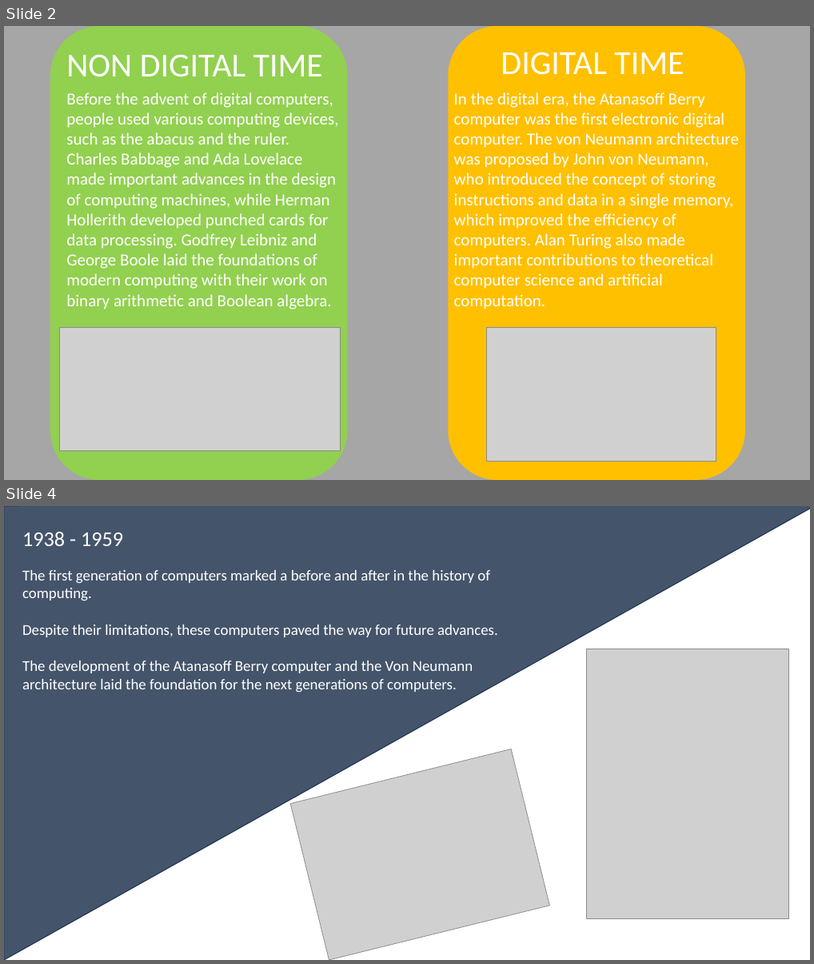
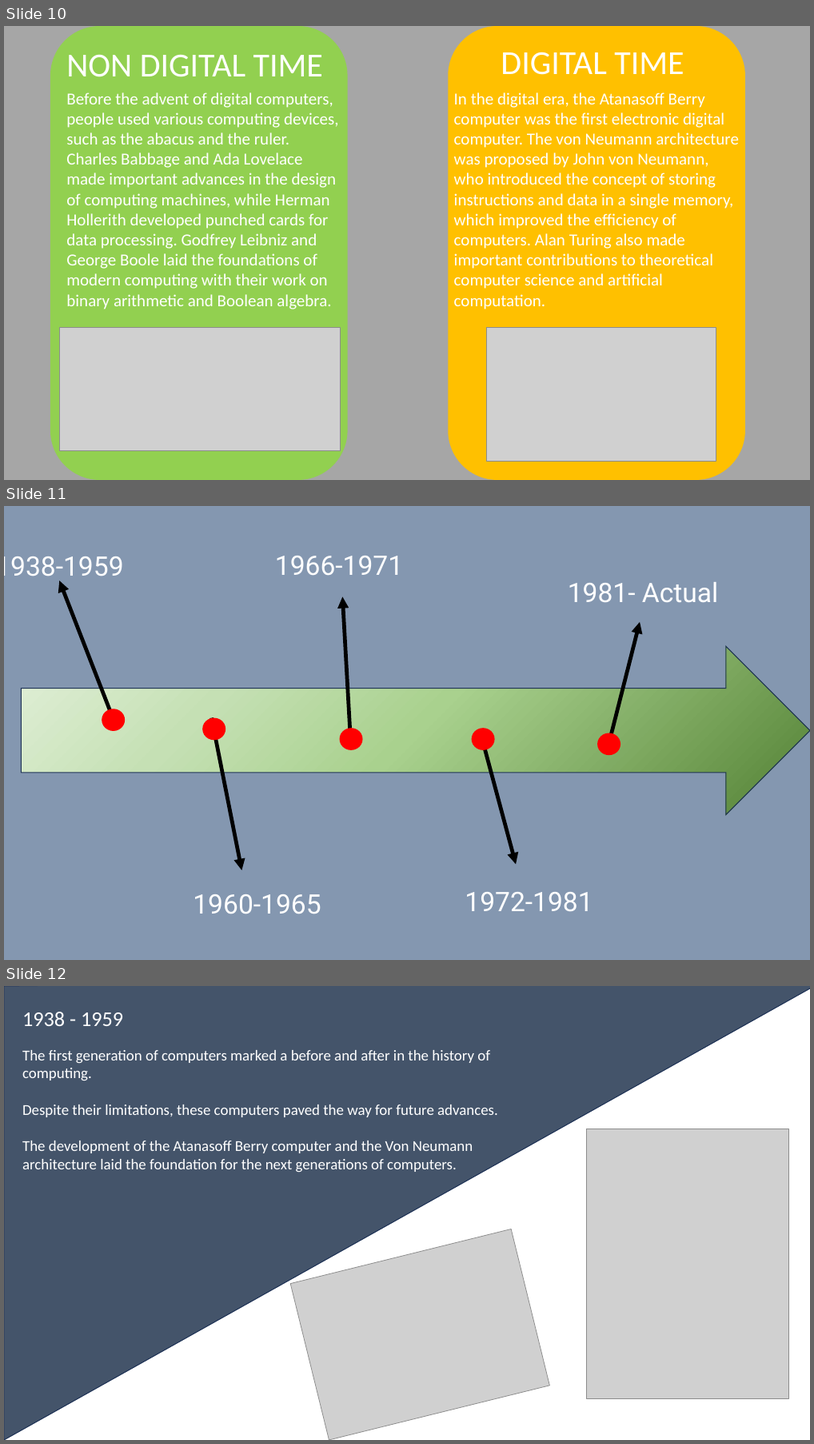
Before and after one commit to Franciscomr10/DAM, a slide deck: Sistemas Informaticos/UD1/Trabajo historia sistema informaticos.pptx. Shown one above the other, each under a label of ours: slides 2 and 4 before the commit, slides 10, 11 and 12 after it; the slides between them are not shown. The pictures are 814x964 and 814x1444 pixels, drawn with LibreOffice and Linux fonts; fonts in the diff are those of the drawing; grey boxes stand for pictures; background and template pictures are left out. Boxes give left, top, right and bottom in pixels: in the first picture for what was removed or moved away, otherwise in the second. Text is boxed around its words. In the diff, an @@ line names an element or a change of style, - is before the commit and + after.

```diff
--- a/Sistemas Informaticos/UD1/Trabajo historia sistema informaticos.pptx
+++ b/Sistemas Informaticos/UD1/Trabajo historia sistema informaticos.pptx
@@ slide 11 added at [4, 506, 810, 960], background #FFFFFF @@
@@ rectangle added at [4, 506, 810, 960], fill #8497B0, outline #1E3256 1 pt @@
@@ freeform shape added at [4, 506, 561, 547], fill #4472C4, outline #1E3256 1 pt @@
@@ text added at [4, 556, 123, 583], 32 pt, text #FFFFFF @@
+1938-1959
@@ text added at [275, 556, 403, 575], 32 pt, text #FFFFFF @@
+1966-1971
@@ arrow added from (113, 718) to (60, 580), #000000 4.5 pt @@
@@ arrow added from (350, 740) to (342, 596), #000000 4.5 pt @@
@@ text added at [568, 582, 718, 602], 32 pt, text #FFFFFF @@
+1981- Actual
@@ arrow added from (610, 740) to (641, 622), #000000 4.5 pt @@
@@ right arrow added at [21, 646, 810, 815], fill gradient #548235 to #A9D18E to #C5E0B4 to #E2F0D9, outline #1E3256 1 pt @@
@@ ellipse added at [102, 708, 125, 731], fill #FF0000 @@
@@ ellipse added at [202, 718, 226, 740], fill #FF0000 @@
@@ arrow added from (211, 718) to (242, 870), #000000 4.5 pt @@
@@ ellipse added at [340, 728, 362, 751], fill #FF0000 @@
@@ ellipse added at [472, 728, 494, 751], fill #FF0000 @@
@@ arrow added from (481, 733) to (516, 864), #000000 4.5 pt @@
@@ ellipse added at [598, 733, 621, 756], fill #FF0000 @@
@@ text added at [193, 894, 321, 913], 32 pt, text #FFFFFF @@
+1960-1965
@@ text added at [465, 892, 593, 911], 32 pt, text #FFFFFF @@
+1972-1981
@@ what was slide 2 is now slide 10 @@
@@ what was slide 4 is now slide 12 @@
```
Also in this commit, not shown: 1 slide changed, 8 other slides added, 1 slide removed, 7 other files.
